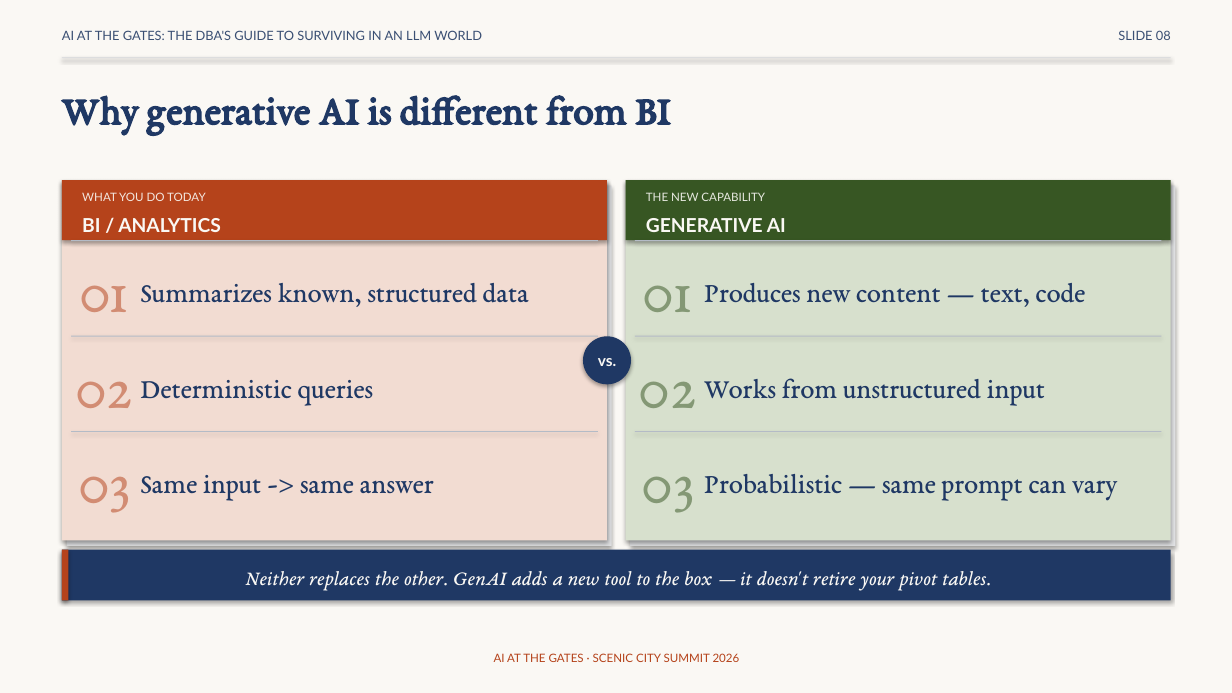
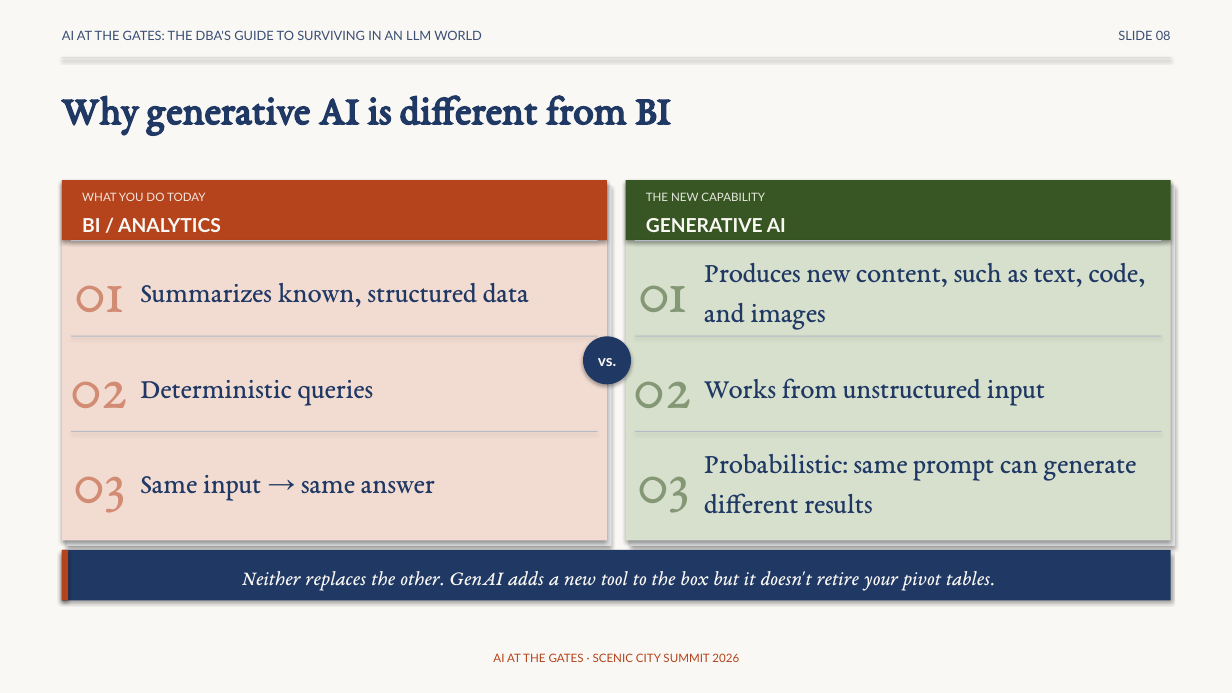
Before and after one commit to feaselkl/AI-at-the-Gates, a slide deck: slide 8 of slides/scenic-city-aigates-precon.pptx. Drawn at 1232x693 pixels with LibreOffice and Linux fonts; fonts in the diff are those of the drawing. Boxes give left, top, right and bottom in pixels: in the first picture for what was removed or moved away, otherwise in the second. Text is boxed around its words. In the diff, an @@ line names an element or a change of style, - is before the commit and + after.

```diff
--- a/slides/scenic-city-aigates-precon.pptx
+++ b/slides/scenic-city-aigates-precon.pptx
@@ text "01": place and size @@
-text "01" at [79,285,127,312]
+text "01" at [75,285,123,312]
@@ text "01": place and size @@
-text "01" at [643,285,691,312]
+text "01" at [638,285,686,312]
@@ text at [704,263,1146,330]: text changed @@
-Produces new content — text, code
+Produces new content, such as text, code, and images
@@ text "02": place and size @@
-text "02" at [75,381,132,408]
+text "02" at [70,381,127,408]
@@ text "02": place and size @@
-text "02" at [639,381,696,408]
+text "02" at [634,381,691,408]
@@ text "03": place and size @@
-text "03" at [78,476,129,513]
+text "03" at [73,476,124,513]
@@ text "03": place and size @@
-text "03" at [642,476,693,513]
+text "03" at [637,476,688,513]
@@ text at [140,475,435,500]: text changed @@
-Same input -> same answer
+Same input → same answer
@@ text at [704,454,1136,514]: text changed @@
-Probabilistic — same prompt can vary
+Probabilistic: same prompt can generate different results
@@ text at [242,571,995,591]: text changed @@
-Neither replaces the other. GenAI adds a new tool to the box — it doesn't retire your pivot tables.
+Neither replaces the other. GenAI adds a new tool to the box but it doesn't retire your pivot tables.
```
Also in this commit, not shown: 109 other slides changed, 1 slide added, 1 slide removed.
